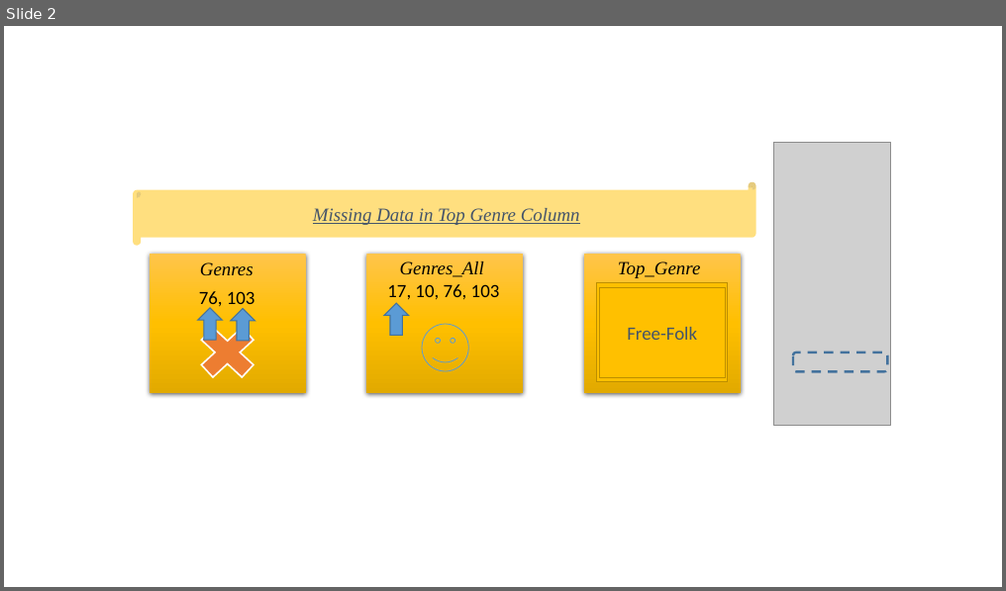
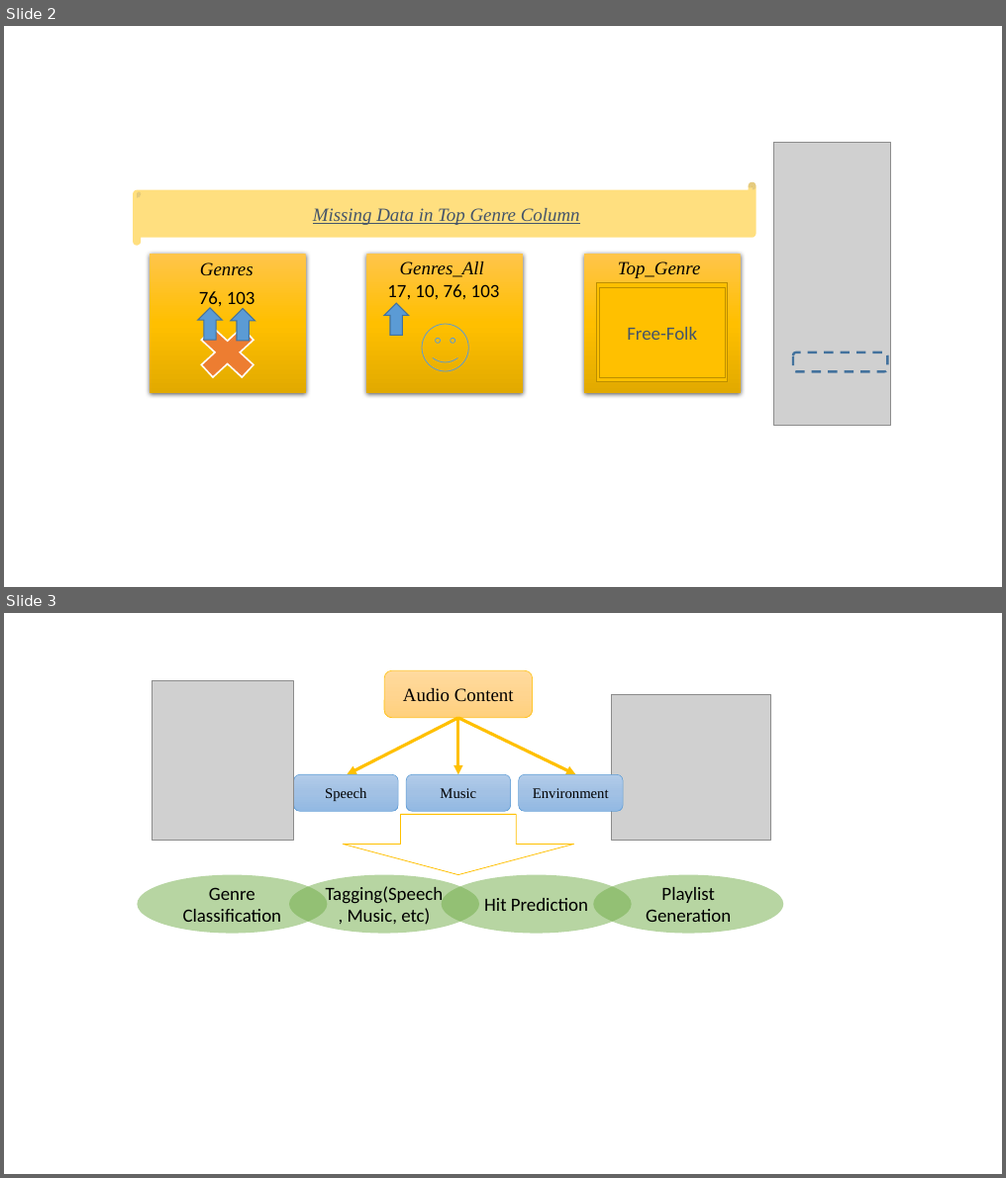
Before and after one commit to kianamon/MusicalFeaturesPrediction, a slide deck: SupplementaryMaterials/figures.pptx. Shown one above the other, each under a label of ours: slide 2 before the commit, slides 2 and 3 after it. The pictures are 1006x591 and 1006x1178 pixels, drawn with LibreOffice and Linux fonts; fonts in the diff are those of the drawing; grey boxes stand for pictures. Boxes give left, top, right and bottom in pixels: in the first picture for what was removed or moved away, otherwise in the second. Text is boxed around its words. In the diff, an @@ line names an element or a change of style, - is before the commit and + after.

```diff
--- a/SupplementaryMaterials/figures.pptx
+++ b/SupplementaryMaterials/figures.pptx
@@ slide 3 added at <box>4,613,1002,1174</box>, background #FFFFFF @@
@@ rounded rectangle added at <box>384,670,533,718</box>, fill gradient #FFDB9E to #FFD590 to #FFD07C, outline #FFC000 0.5 pt, 18 pt, text #000000 @@
+Audio Content
@@ picture added at <box>152,680,293,840</box> @@
@@ picture added at <box>611,694,770,839</box> @@
@@ arrow added from (458, 718) to (347, 774), #FFC000 3 pt @@
@@ arrow added from (458, 718) to (458, 774), #FFC000 3 pt @@
@@ arrow added from (458, 718) to (576, 774), #FFC000 3 pt @@
@@ rounded rectangle added at <box>294,774,399,811</box>, fill gradient #B1CBE9 to #A3C1E5 to #93B9E4, outline #5B9BD5 0.5 pt, 14 pt, text #000000 @@
+Speech
@@ rounded rectangle added at <box>406,774,511,811</box>, fill gradient #B1CBE9 to #A3C1E5 to #93B9E4, outline #5B9BD5 0.5 pt, 14 pt, text #000000 @@
+Music
@@ rounded rectangle added at <box>519,774,623,811</box>, fill gradient #B1CBE9 to #A3C1E5 to #93B9E4, outline #5B9BD5 0.5 pt, 14 pt, text #000000 @@
+Environment
@@ down arrow added at <box>344,814,574,875</box>, outline #FFC000 0.75 pt @@
@@ ellipse added at <box>138,875,328,934</box>, fill #70AD47 at 50% opacity, 18 pt, text #000000 @@
+Genre Classification
@@ ellipse added at <box>289,875,479,934</box>, fill #70AD47 at 50% opacity, 18 pt, text #000000 @@
+Tagging(Speech, Music, etc)
@@ ellipse added at <box>442,875,632,934</box>, fill #70AD47 at 50% opacity, 18 pt, text #000000 @@
+Hit Prediction
@@ ellipse added at <box>593,875,783,934</box>, fill #70AD47 at 50% opacity, 18 pt, text #000000 @@
+Playlist Generation
```
Also in this commit, not shown: 1 other file.
